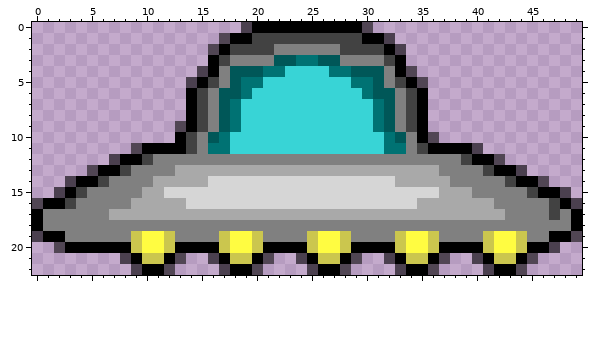
Pixel-art sprite, stored at core/raw-sprites/invader-2.png. The picture above was drawn from the file before the commit.
The file is 50x23 pixels.
And afterwards:
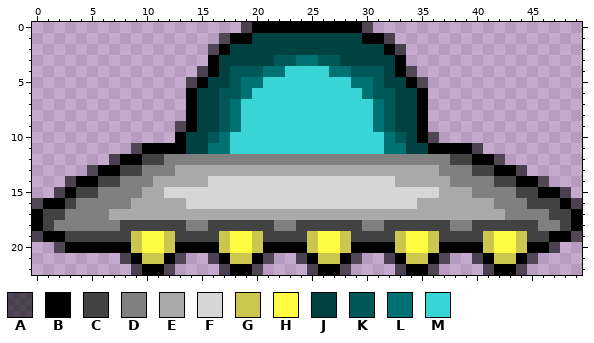
Palette (. is transparent): A #00000096  B #000000  C #424242  D #808080  E #a9a9a9  F #d6d6d6  G #cbc64e  H #fffc41  J #004242  K #005758  L #007273  M #38d4d6
Edits made:
@@ x 0..49 @@
  0 ...................ABBBBBBBBBBA...................
- 1 .................ABBCCCCCCCCCCBBA.................
- 2 ................ABCCCCDDDDDDCCCCBA................
- 3 ................BCDDDDKKLLKKDDDDCB................
- 4 ...............ABDKKKLLMMMMLLKKKDBA...............
- 5 ..............ABCDKLLMMMMMMMMLLKDCBA..............
- 6 ..............BCDKKLMMMMMMMMMMLKKDCB..............
- 7 ..............BCDKLMMMMMMMMMMMMLKDCB..............
- 8 ..............BCDKLMMMMMMMMMMMMLKDCB..............
- 9 .............ABCDKLMMMMMMMMMMMMLKDCB..............
-10 .............BCDKLMMMMMMMMMMMMMMLKDBA.............
-11 .........ABBBBCDLLMMMMMMMMMMMMMMLLDCBBBBA.........
-12 .......ABBCDDDDDDDDDDDDDDDDDDDDDDDDDDDDCBBA.......
-13 .....ABBCDDDDEEEEEEEEEEEEEEEEEEEEEEEEDDDDCBBA.....
-14 ...ABBCDDDDEEEEEFFFFFFFFFFFFFFFFFEEEEEDDDDDCBBA...
-15 ..ABCDDDDDEEFFFFFFFFFFFFFFFFFFFFFFFFFEEEDDDDDCBBA.
-16 ABBCDDDDDEEEEEFFFFFFFFFFFFFFFFFFFFFEEEEEEEDDDDDCBA
-17 BDDDDDDEEEEEEEEEEEEEEEEEEEEEEEEEEEEEEEEEEEEDDDDCDB
-18 BDDDDDDDDDDDDDDDDDDDDDDDDDDDDDDDDDDDDDDDDDDDDDDDDB
-19 ABBDDDDDDGHHGDDDDGHHGDDDDGHHGDDDDGHHGDDDDGHHGDDBBA
+ 1 .................ABBJJJJJJJJJJBBA.................
+ 2 ................ABJJJJJJJJJJJJJJBA................
+ 3 ................BJJJJJKKLLKKJJJJJB................
+ 4 ...............ABJKKKLLMMMMLLKKKJBA...............
+ 5 ..............ABJJKLLMMMMMMMMLLKJJBA..............
+ 6 ..............BJJKKLMMMMMMMMMMLKKJJB..............
+ 7 ..............BJJKLMMMMMMMMMMMMLKJJB..............
+ 8 ..............BJJKLMMMMMMMMMMMMLKJJB..............
+ 9 .............ABJJKLMMMMMMMMMMMMLKJJB..............
+10 .............BJJKLMMMMMMMMMMMMMMLKJBA.............
+11 .........ABBBBJJLLMMMMMMMMMMMMMMLLJJBBBBA.........
+12 .......ABBCCDDDDDDDDDDDDDDDDDDDDDDDDDDCCBBA.......
+13 .....ABBCCDDDEEEEEEEEEEEEEEEEEEEEEEEEDDDCCBBA.....
+14 ...ABBCCDDDEEEEEFFFFFFFFFFFFFFFFFEEEEEDDDDCCBBA...
+15 ..ABCCDDDDEEFFFFFFFFFFFFFFFFFFFFFFFFFEEEDDDDCCBBA.
+16 ABBCDDDDDEEEEEFFFFFFFFFFFFFFFFFFFFFEEEEEEEDDDCCCBA
+17 BCCDDDDEEEEEEEEEEEEEEEEEEEEEEEEEEEEEEEEEEEEDDDDCCB
+18 BCDDDDDDCCCCCCDDCCCCCCDDCCCCCCDDCCCCCCDDCCCCCCDDCB
+19 ABBCCCCCCGHHGCCCCGHHGCCCCGHHGCCCCGHHGCCCCGHHGCCBBA
 20 ..ABBBBBBGHHGBBBBGHHGBBBBGHHGBBBBGHHGBBBBGHHGBBA..
Where, in picture pixels (left, top, right, bottom), the same in both pictures:
changed: (43, 33, 571, 242)
